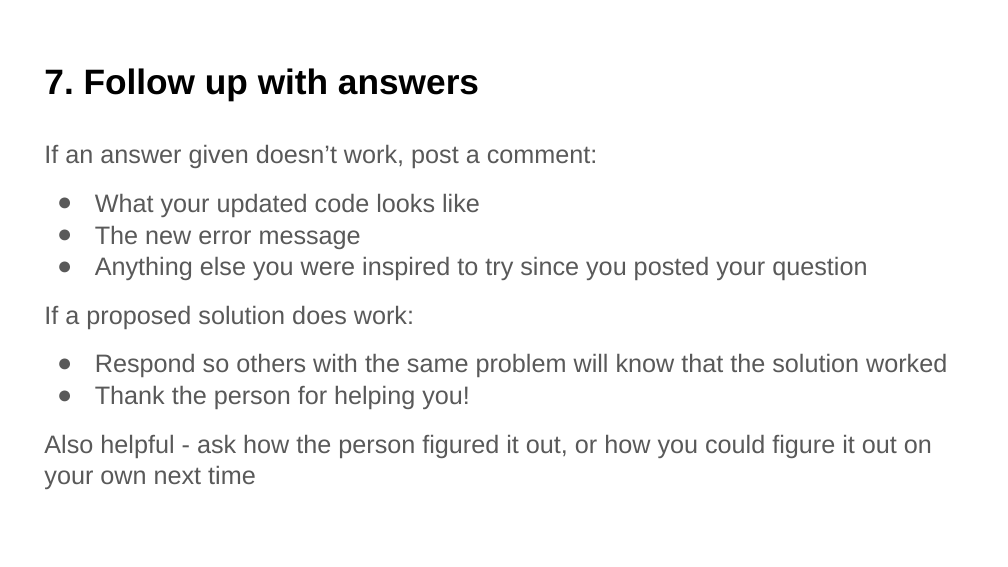
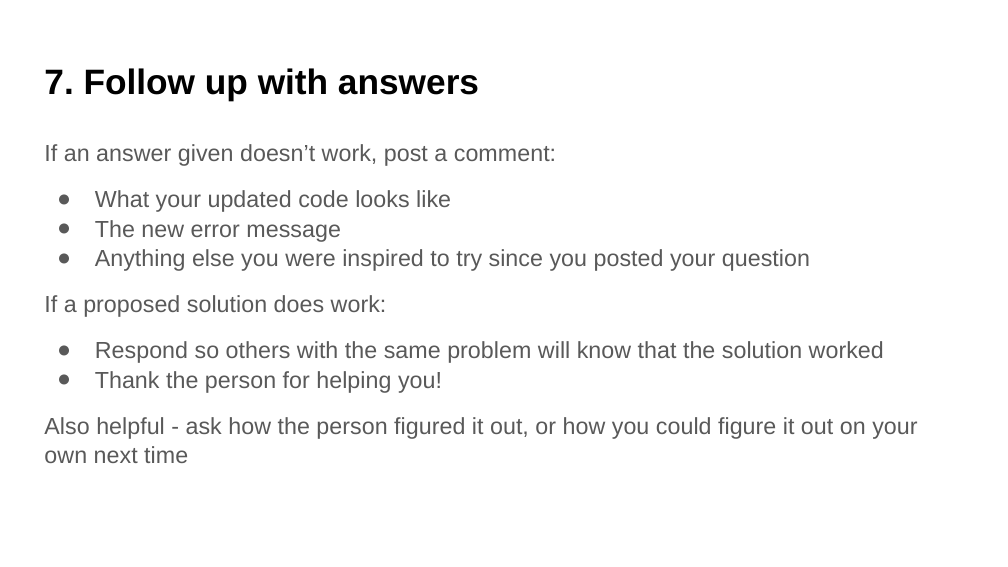
Before and after one commit to UWDATA515/lecture-materials, a slide deck: slide 14 of 01/DATA515_01_AskingQuestions.pptx (slide 12 before the commit). Drawn at 1008x567 pixels with LibreOffice and Linux fonts; fonts in the diff are those of the drawing; background and template pictures are left out. Boxes give left, top, right and bottom in pixels: in the first picture for what was removed or moved away, otherwise in the second. Text is boxed around its words. In the diff, an @@ line names an element or a change of style, - is before the commit and + after.

```diff
--- a/01/DATA515_01_AskingQuestions.pptx
+++ b/01/DATA515_01_AskingQuestions.pptx
@@ text "If an answer given doesn’t ..." at (44, 144, 917, 463): size 18 to 16.6 pt @@
```
Also in this commit, not shown: 9 other slides changed, 3 slides added, 3 other files.
